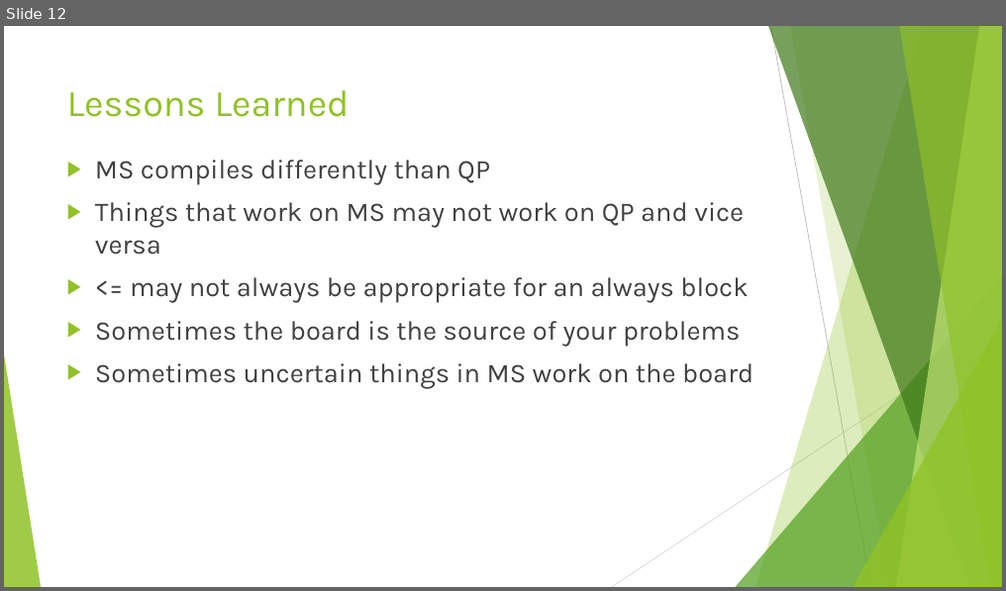
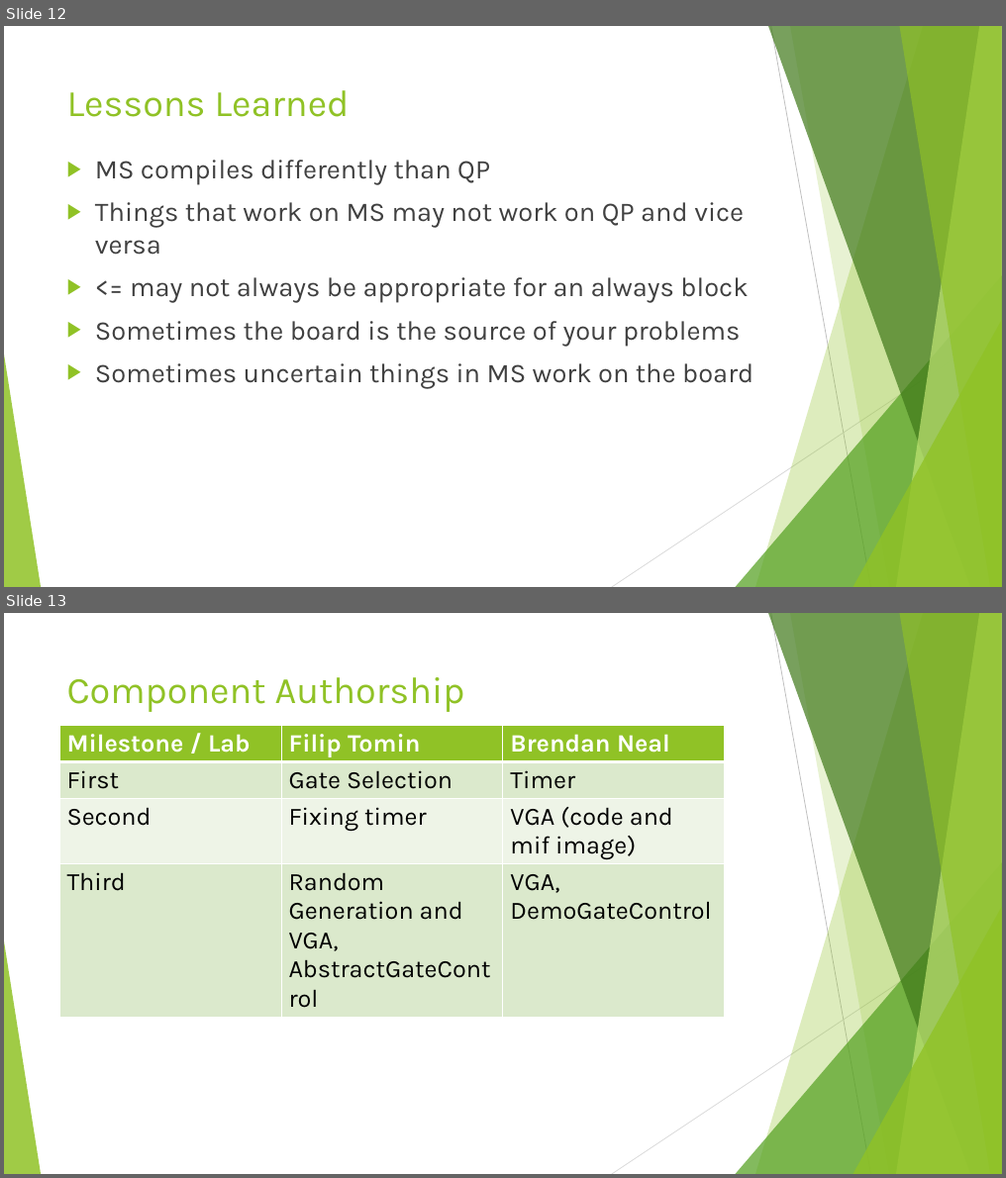
Before and after one commit to TominF6453/csc258_project, a slide deck: CSC258 Project Presentation.pptx. Shown one above the other, each under a label of ours: slide 12 before the commit, slides 12 and 13 after it. The pictures are 1006x591 and 1006x1178 pixels, drawn with LibreOffice and Linux fonts; fonts in the diff are those of the drawing. Boxes give left, top, right and bottom in pixels: in the first picture for what was removed or moved away, otherwise in the second. Text is boxed around its words. In the diff, an @@ line names an element or a change of style, - is before the commit and + after.

```diff
--- a/CSC258 Project Presentation.pptx
+++ b/CSC258 Project Presentation.pptx
@@ slide 13 added at (x1=4, y1=613, x2=1002, y2=1174), background #FFFFFF; not listed: 10 template elements that a slide beside it also shows @@
@@ title added at (x1=67, y1=677, x2=465, y2=712), 36 pt, text #90C226 @@
+Component Authorship
@@ table added at (x1=59, y1=725, x2=724, y2=1025), 4 rows, 3 columns @@
+Milestone / Lab | Filip Tomin | Brendan Neal
+First | Gate Selection | Timer
+Second | Fixing timer | VGA (code and mif image)
+Third | Random Generation and VGA, AbstractGateControl | VGA, DemoGateControl
```
Also in this commit, not shown: 1 slide changed, 1 other file.
